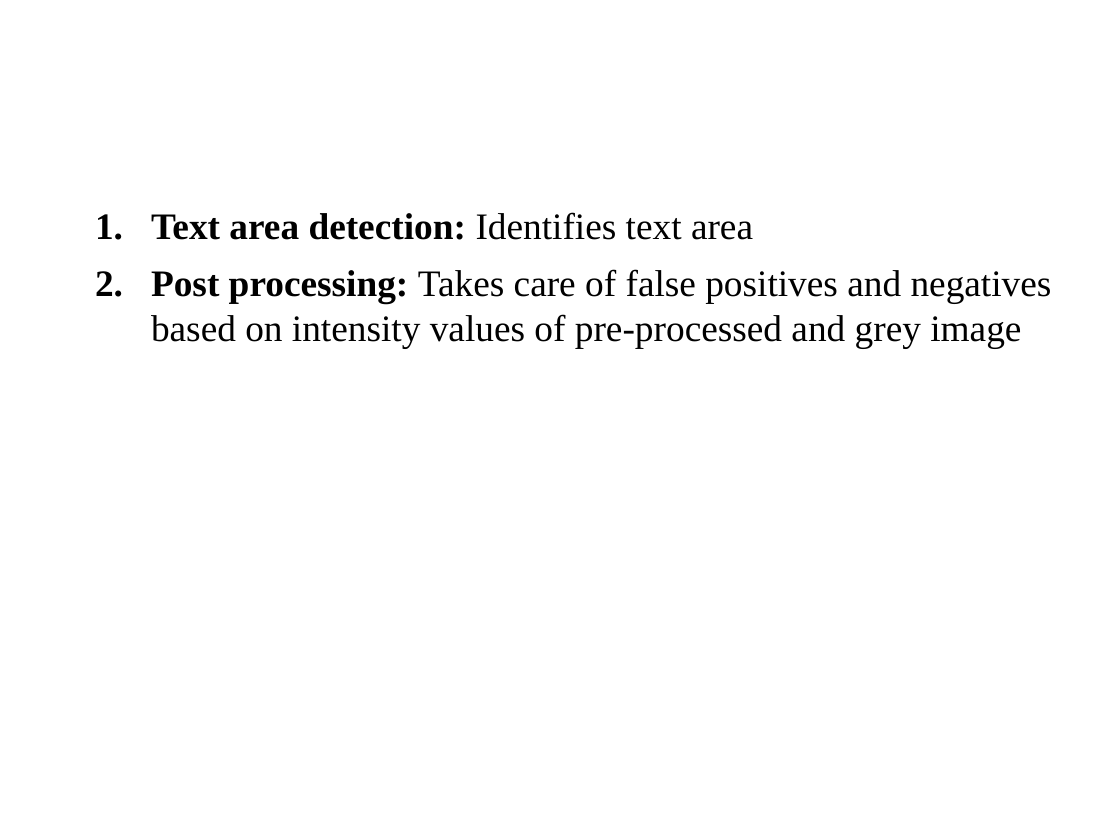
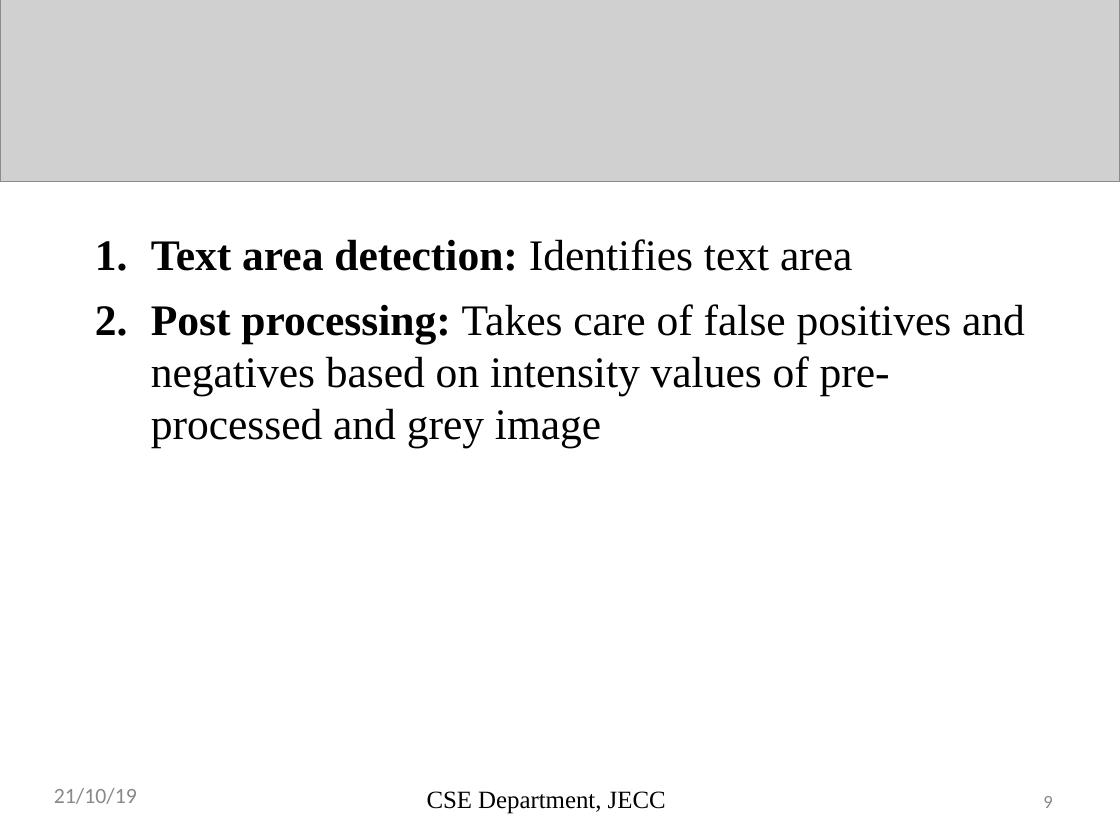
Before and after one commit to sreeragrnandan/Design-Project, a slide deck: slide 9 of DP G7 first review.pptx. Drawn at 1120x840 pixels with LibreOffice and Linux fonts; fonts in the diff are those of the drawing; grey boxes stand for pictures. Boxes give left, top, right and bottom in pixels: in the first picture for what was removed or moved away, otherwise in the second. Text is boxed around its words. In the diff, an @@ line names an element or a change of style, - is before the commit and + after.

```diff
--- a/DP G7 first review.pptx
+++ b/DP G7 first review.pptx
@@ picture added at <box>0,0,1120,181</box> @@
@@ text "Text area detection: Identifies text ...": place and size @@
-text "Text area detection: Identifies text ..." at <box>151,212,1052,348</box>
+text "Text area detection: Identifies text ..." at <box>151,239,1025,448</box>
@@ text "Text area detection: Identifies text ..." at <box>151,239,1025,448</box>: size 24 to 28 pt @@
@@ text added at <box>54,788,137,804</box>, 14 pt, text #898989 @@
+21/10/19
@@ text added at <box>427,791,666,814</box>, 16 pt, text #000000 @@
+CSE Department, JECC
@@ page number added at <box>1043,796,1052,808</box>, 12 pt, text #898989 @@
+9
```
Also in this commit, not shown: 19 other slides changed, 2 slides added, 3 slides removed, 1 other file.
